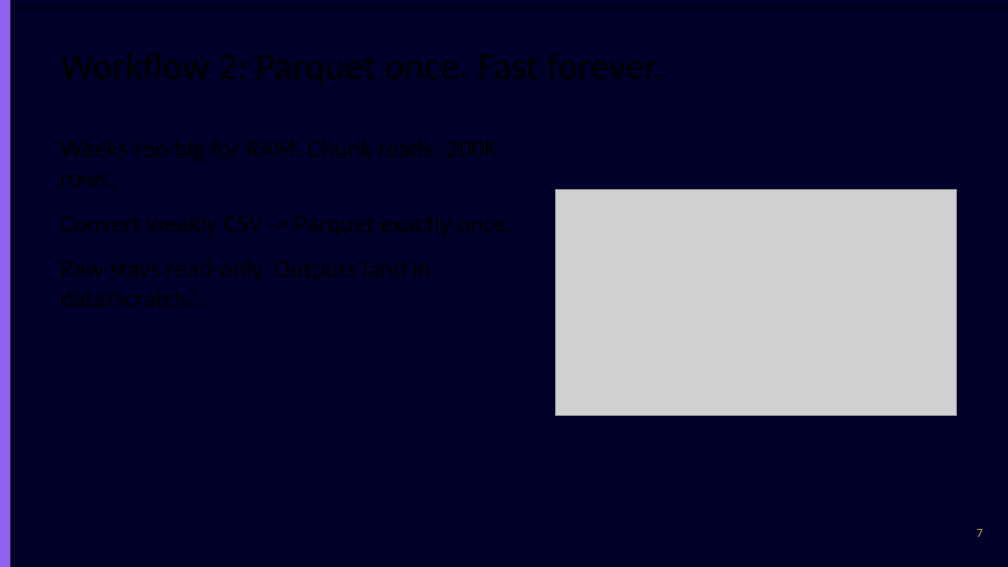
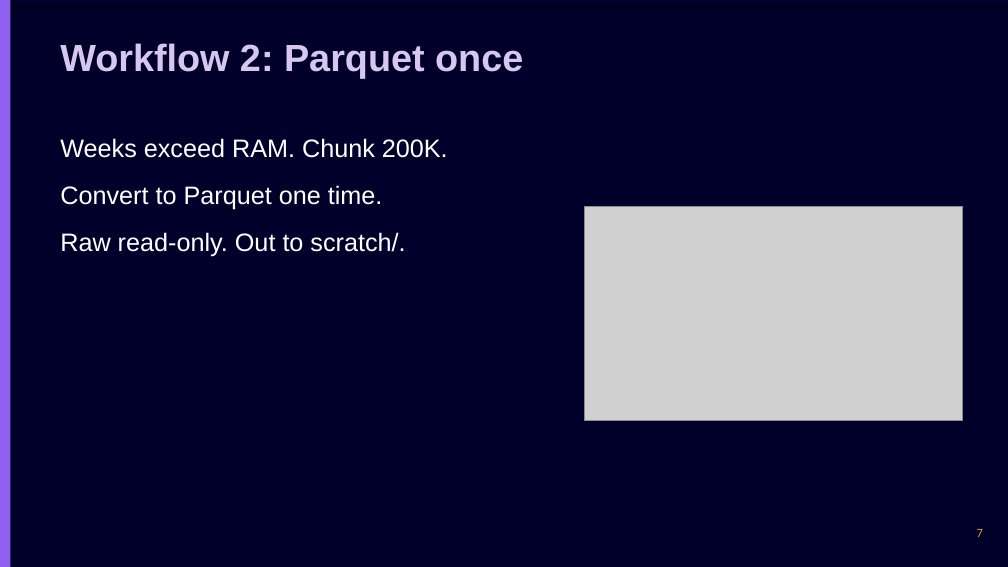
Before and after one commit to chasko-labs/nfl-big-data-bowl-2027, a slide deck: slide 7 of deck/unified.pptx. Drawn at 1008x567 pixels with LibreOffice and Linux fonts; fonts in the diff are those of the drawing; grey boxes stand for pictures. Boxes give left, top, right and bottom in pixels: in the first picture for what was removed or moved away, otherwise in the second. Text is boxed around its words. In the diff, an @@ line names an element or a change of style, - is before the commit and + after.

Commit message:
deck: explicit AAA colors, wrap on, short lines, two-column layout

```diff
--- a/deck/unified.pptx
+++ b/deck/unified.pptx
@@ text added at (60, 43, 523, 79), 36 pt, text #D7C7EE, bold @@
+Workflow 2: Parquet once
@@ text added at (60, 138, 448, 257), 24 pt, text #FFFFFF @@
+Weeks exceed RAM. Chunk 200K.
+Convert to Parquet one time.
+Raw read-only. Out to scratch/.
@@ picture: place and size @@
-picture at (556, 189, 957, 416)
+picture at (585, 207, 963, 421)
```
Also in this commit, not shown: 16 other slides changed.
